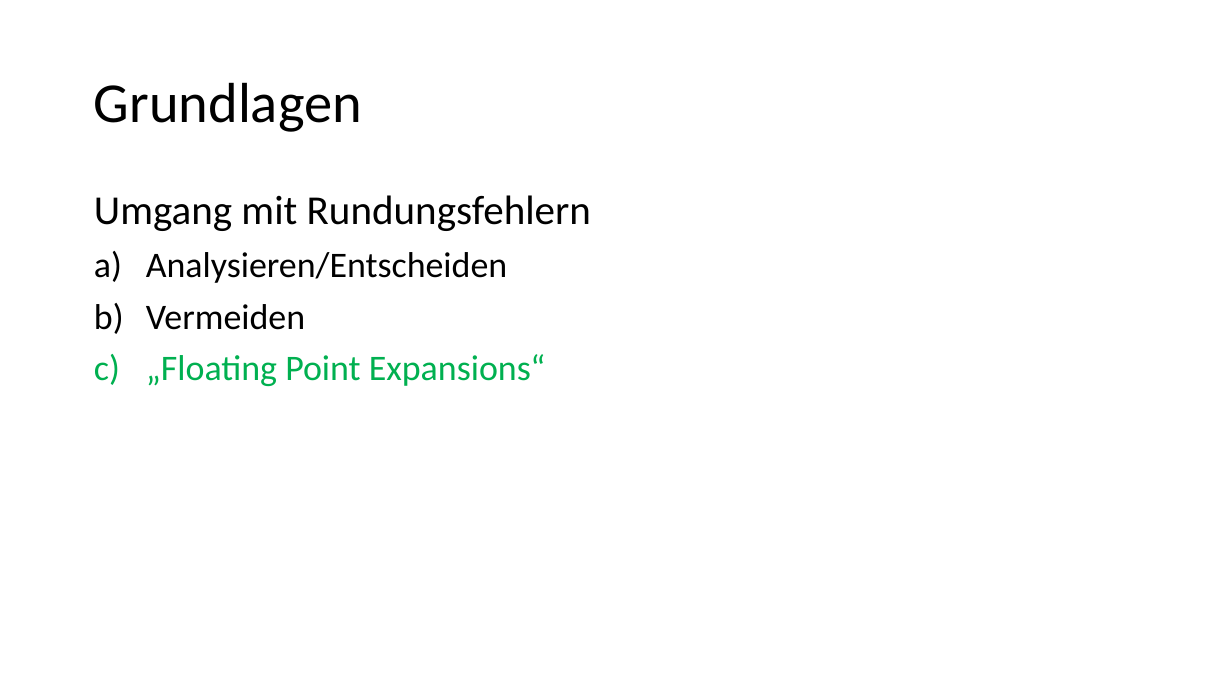
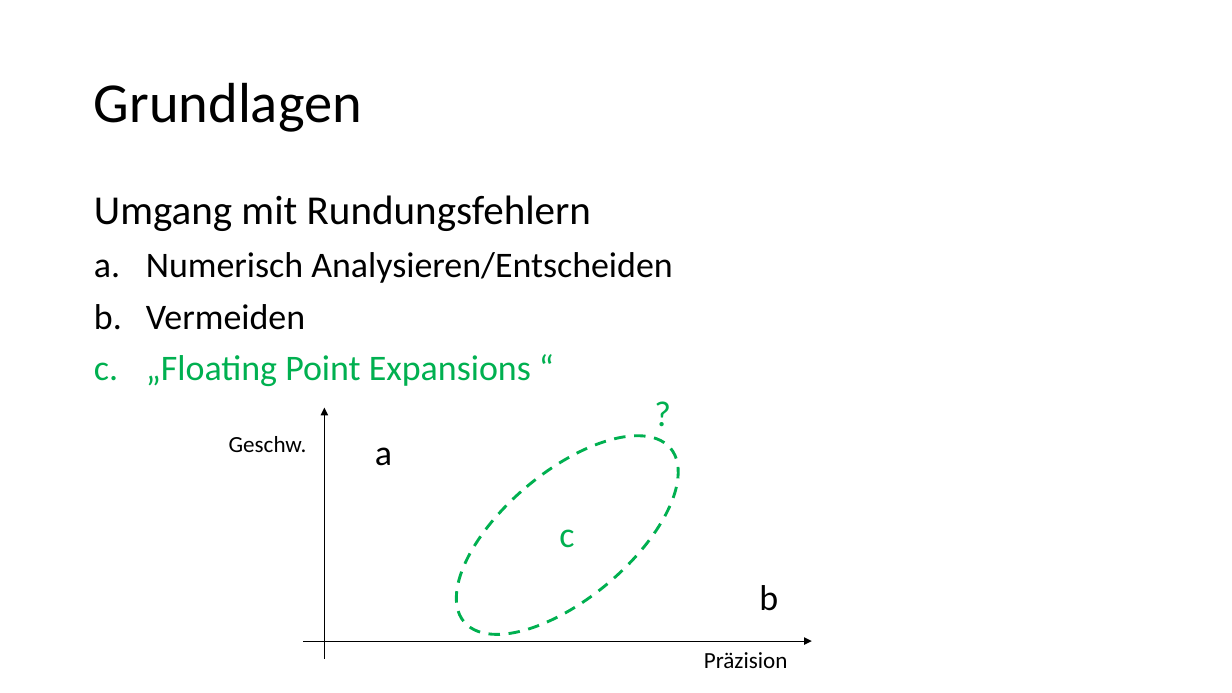
Before and after one commit to Helli/IsabelleBasicNumericalProofs, a slide deck: slide 3 of Vortrag.pptx. Drawn at 1232x693 pixels with LibreOffice and Linux fonts; fonts in the diff are those of the drawing. Boxes give left, top, right and bottom in pixels: in the first picture for what was removed or moved away, otherwise in the second. Text is boxed around its words. In the diff, an @@ line names an element or a change of style, - is before the commit and + after.

```diff
--- a/Vortrag.pptx
+++ b/Vortrag.pptx
@@ text at bbox=[146, 252, 672, 283]: text changed @@
-a) Analysieren/Entscheiden
+a. Numerisch Analysieren/Entscheiden
@@ text at bbox=[146, 355, 531, 386]: text changed @@
-c) „Floating Point Expansions“
+c. „Floating Point Expansions “
@@ group added at bbox=[229, 386, 812, 670]: 6 texts, 2 arrows, 1 ellipse @@
+a
+b
+c
+Geschw.
+Präzision
+?
```
Also in this commit, not shown: 3 other slides changed, 1 other file.
